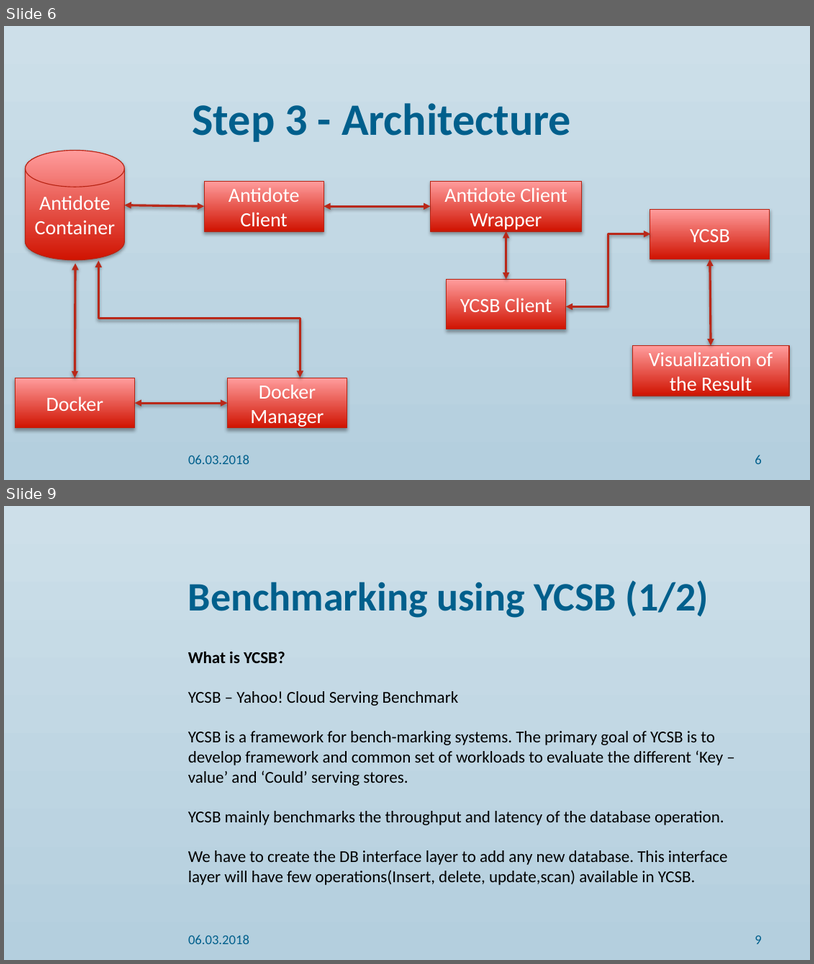
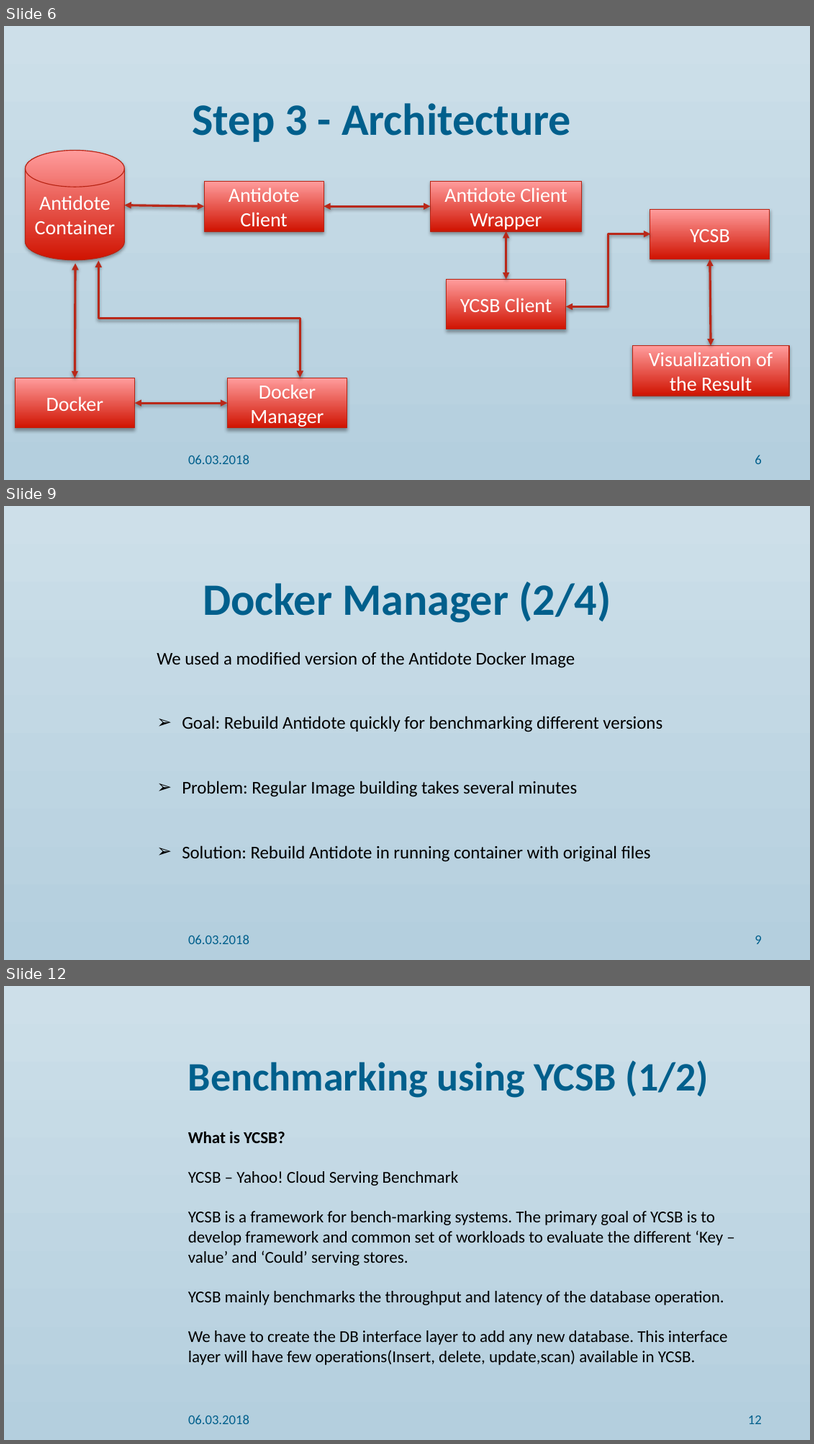
Before and after one commit to alkascaria/7_project4_antidote_benchmarks, a slide deck: Final Presentation/final presentation ppt.pptx. Shown one above the other, each under a label of ours: slides 6 and 9 before the commit, slides 6, 9 and 12 after it; the slides between them are not shown. The pictures are 814x964 and 814x1444 pixels, drawn with LibreOffice and Linux fonts; fonts in the diff are those of the drawing; background and template pictures are left out. Boxes give left, top, right and bottom in pixels: in the first picture for what was removed or moved away, otherwise in the second. Text is boxed around its words. In the diff, an @@ line names an element or a change of style, - is before the commit and + after.

```diff
--- a/Final Presentation/final presentation ppt.pptx
+++ b/Final Presentation/final presentation ppt.pptx
@@ slide 9 added at (4,506,810,960), background gradient #CDDFE9 to #B4CFDE @@
@@ title added at (203,582,611,623), 40 pt, text #005F8C, bold @@
+Docker Manager (2/4)
@@ subtitle added at (157,651,663,862), 16 pt, text #000000 @@
+We used a modified version of the Antidote Docker Image
+➢ Goal: Rebuild Antidote quickly for benchmarking different versions
+➢ Problem: Regular Image building takes several minutes
+➢ Solution: Rebuild Antidote in running container with original files
@@ text added at (188,934,250,944), 12 pt, text #005F8C @@
+06.03.2018
@@ page number added at (755,935,761,944), 12 pt, text #005F8C @@
+9
@@ what was slide 9 is now slide 12 @@
@@ page number at (748,1415,762,1424): text changed @@
-9
+12
```
Also in this commit, not shown: 4 slides changed, 2 other slides added.
